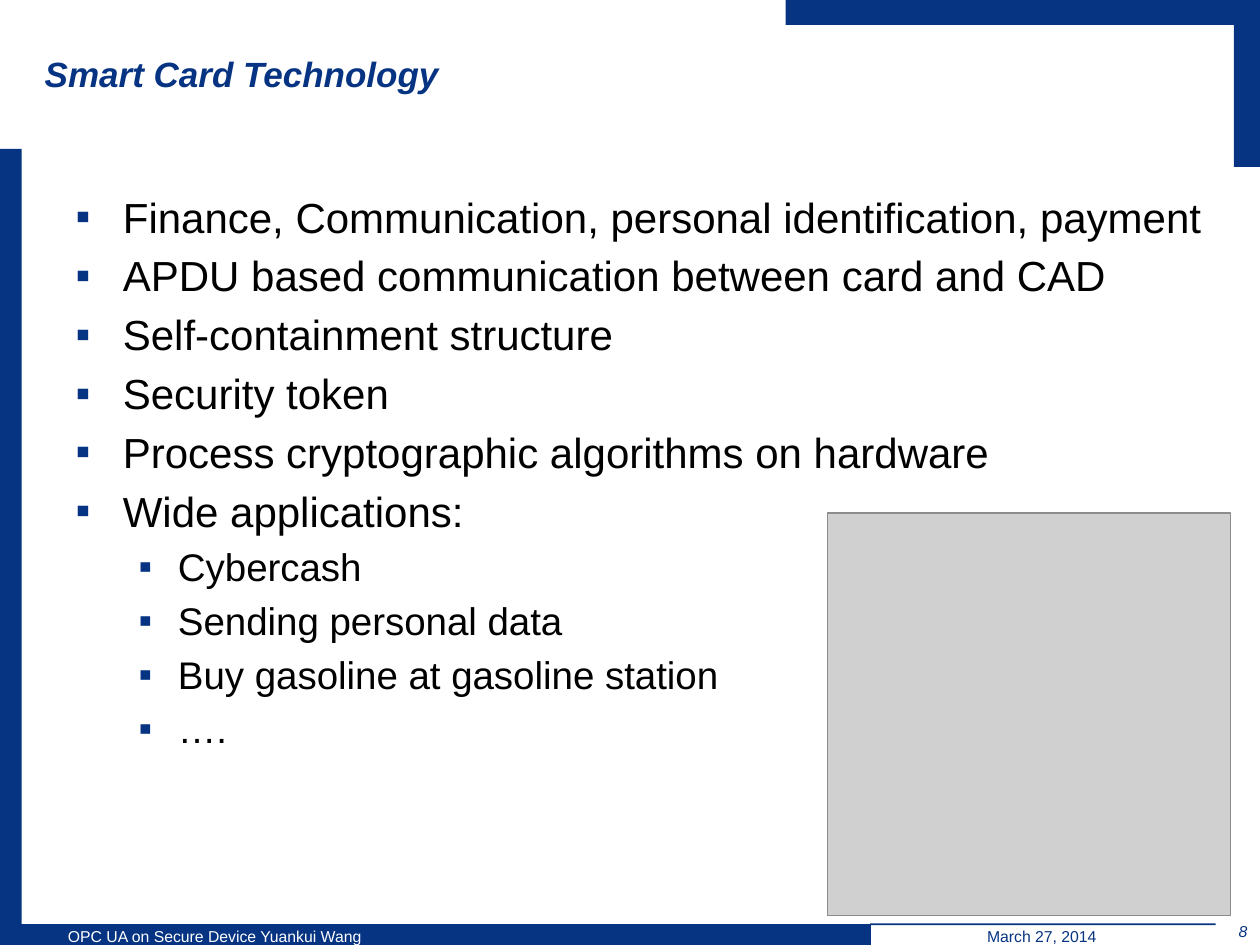
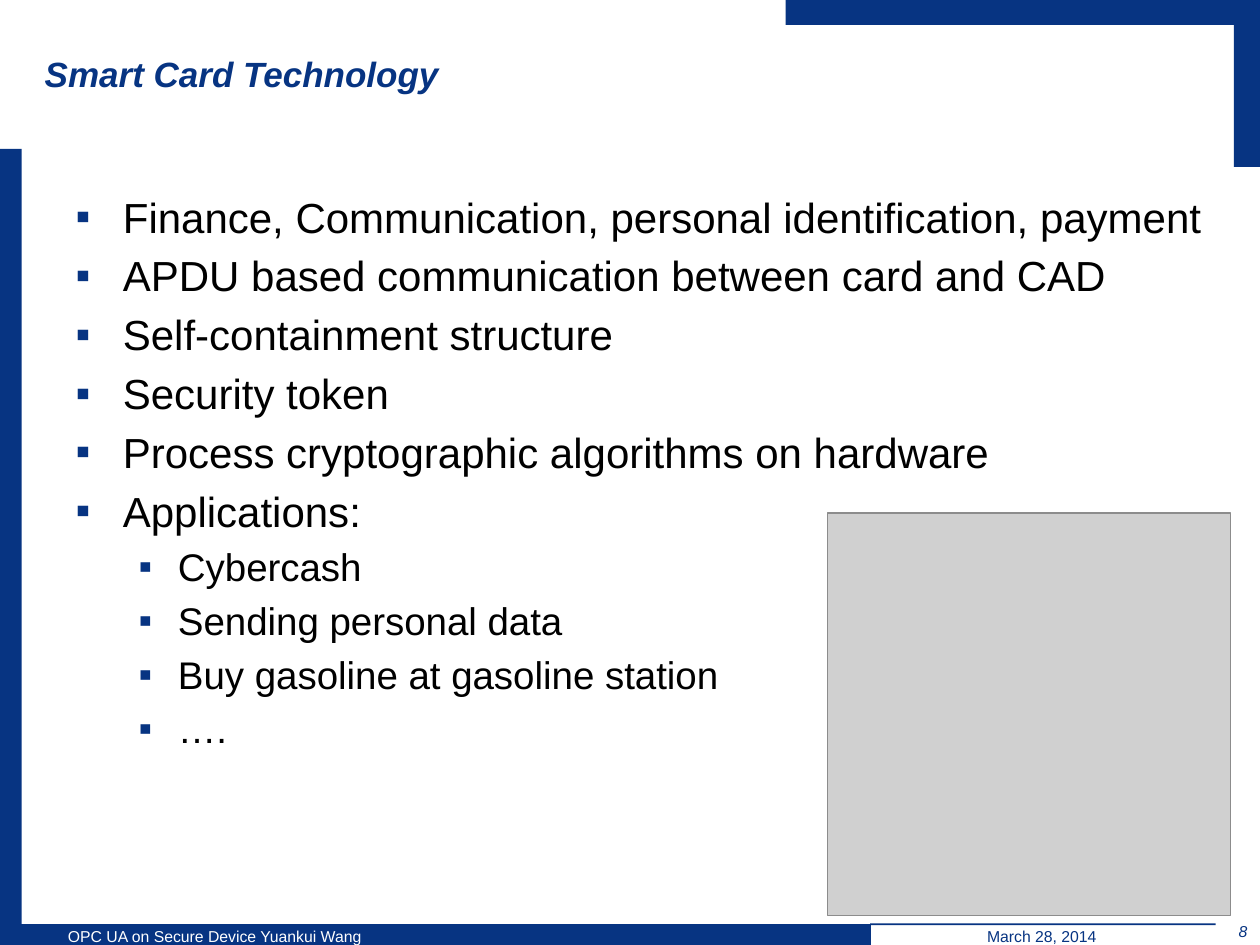
Before and after one commit to wsuetholz/opc-ua-wangyk-upb-morpho, a slide deck: slide 8 of ppt/Einleitung.pptx. Drawn at 1260x945 pixels with LibreOffice and Linux fonts; fonts in the diff are those of the drawing; grey boxes stand for pictures; background and template pictures are left out. Boxes give left, top, right and bottom in pixels: in the first picture for what was removed or moved away, otherwise in the second. Text is boxed around its words. In the diff, an @@ line names an element or a change of style, - is before the commit and + after.

```diff
--- a/ppt/Einleitung.pptx
+++ b/ppt/Einleitung.pptx
@@ text at bbox=[123, 496, 361, 535]: text changed @@
-▪ Wide applications:
+▪ Applications:
@@ text at bbox=[987, 930, 1096, 944]: text changed @@
-March 27, 2014
+March 28, 2014
```
Also in this commit, not shown: 15 other slides changed.
